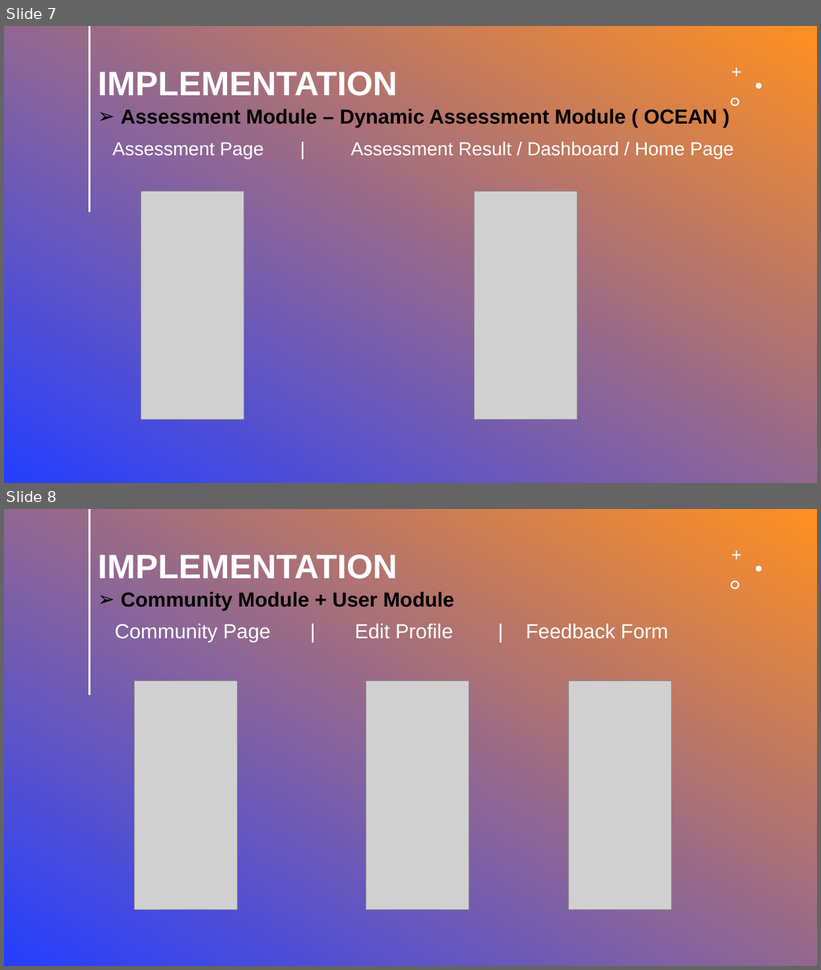
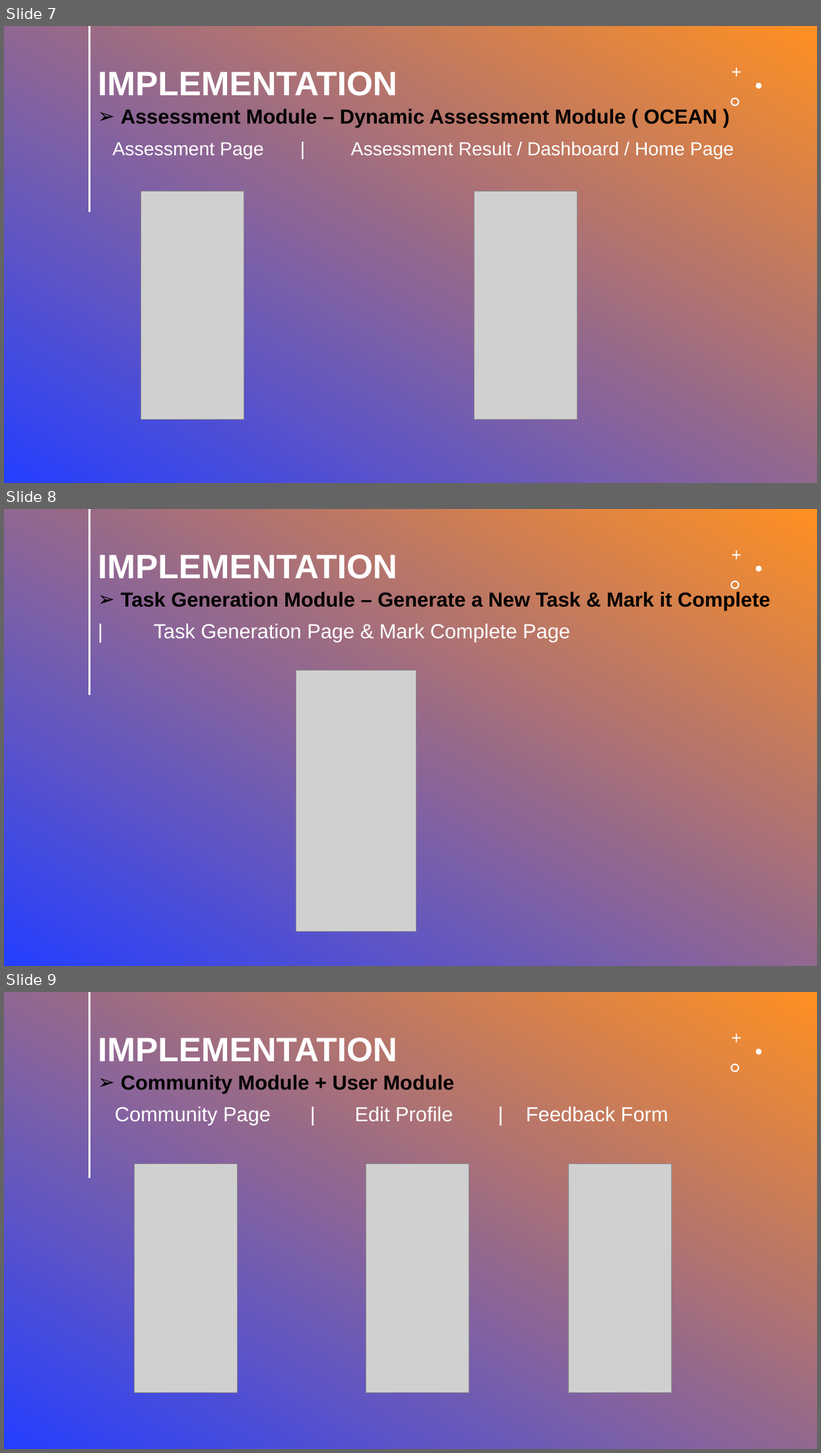
Before and after one commit to MANOBAL-CODEBASE/MANOBAL, a slide deck: MANOBAL PPT.pptx. Shown one above the other, each under a label of ours: slides 7 and 8 before the commit, slides 7, 8 and 9 after it. The pictures are 821x970 and 821x1453 pixels, drawn with LibreOffice and Linux fonts; fonts in the diff are those of the drawing; grey boxes stand for pictures. Boxes give left, top, right and bottom in pixels: in the first picture for what was removed or moved away, otherwise in the second. Text is boxed around its words. In the diff, an @@ line names an element or a change of style, - is before the commit and + after.

Commit message:
updated ppt & rp

```diff
--- a/MANOBAL PPT.pptx
+++ b/MANOBAL PPT.pptx
@@ slide 8 added at [4, 509, 817, 966], background gradient #243FFF to #FF9022; not listed: 4 template elements that a slide beside it also shows @@
@@ title added at [98, 555, 397, 579], 40 pt, text #FFFFFF, bold @@
+IMPLEMENTATION
@@ text added at [121, 591, 770, 611], 24 pt, text #000000, bold @@
+➢ Task Generation Module – Generate a New Task & Mark it Complete
@@ subtitle added at [154, 623, 570, 642], 24 pt, text #FFFFFF @@
+| Task Generation Page & Mark Complete Page
@@ picture added at [296, 670, 416, 931] @@
@@ what was slide 8 is now slide 9 @@
```
Also in this commit, not shown: 4 other files.
